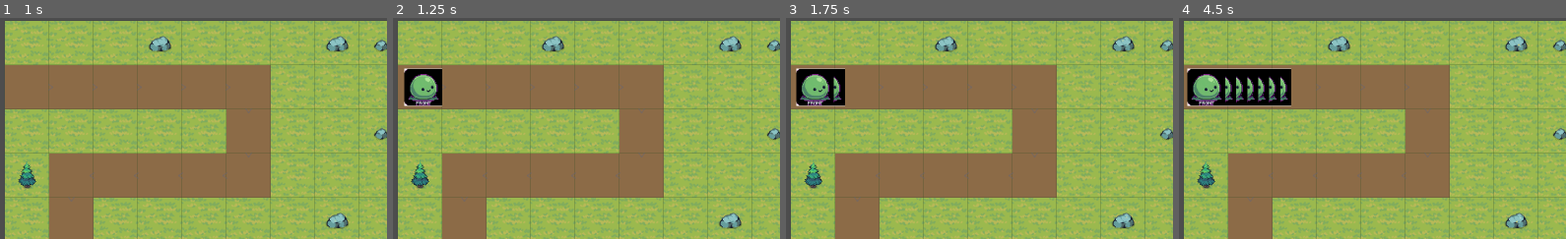
Above: before the commit, frames 1-4 (left to right).
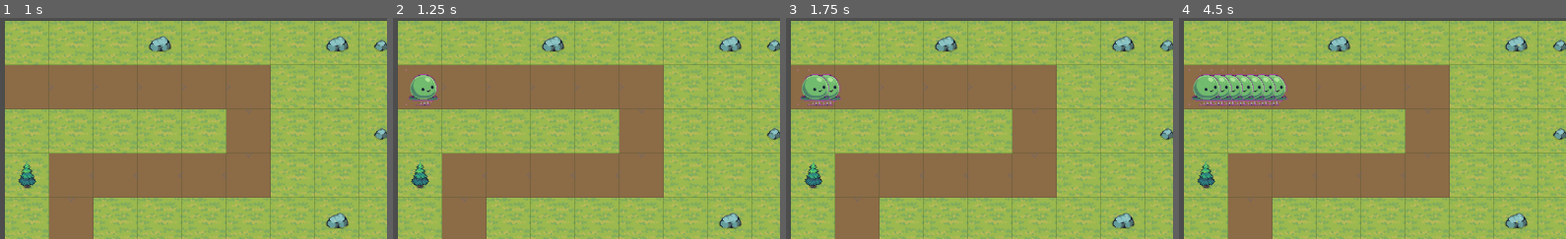
Above: after the commit, the same moments.

Repository: pkyosx/veincraft
Game: Godot game, scene res://scenes/main.tscn
The game is run twice, just before and just after one commit, with the same random seed, the same clock (stepped at 60 frames per second) and the same inputs. Sound files missing from this copy of the repository are replaced by a short silence.
Inputs (mouse positions are % of the whole screen's width and height, from its top left):
- Up to frame 1 (1 s): click "▶ Play" at 0.5 s
- Up to frame 2 (1.25 s): no input
- Up to frame 3 (1.75 s): tap Enter (ui_accept) at 1.25, 1.52 s; move the mouse to (72, 45) at 1.27 s; hold Right (ui_right) from 1.28 s (still down); tap Shift at 1.35 s; click (72, 45) at 1.42 s
- Up to frame 4 (4.5 s): release Right (ui_right) at 2 s; drag from (29, 55) to (44, 70) at 2.02 s; move the mouse to (59, 28) at 2.77 s; hold Right (ui_right) 2.78-3.5 s; tap Shift at 2.85, 4.35 s; drag from (44, 70) to (19, 35) at 3.52 s; move the mouse to (80, 65) at 4.27 s; hold Left (ui_left) from 4.28 s (still down)
The pictures show only the part of the screen within x 0-50%, y 6-56%; the shares and areas given below are measured in that part.

Frame 1 is identical in both runs. In frame 2, 1.1% of the frame differs, in the area x 2-13%, y 22-40%; in frame 3, 1.5%; in frame 4, 3.4%, in the area x 2-30%, y 22-40%.

Commit message:
Fix sprite transparency and game over grammar
- Remove black/white backgrounds from all 10 monster sprites using flood-fill
- Convert sprites from RGB to RGBA with proper transparency
- Fix "Survived 1 waves" → "Survived 1 wave" (singular grammar)

Co-Authored-By: Claude Opus 4.6 (1M context) <noreply@anthropic.com>

Diff:
--- a/scripts/hud.gd
+++ b/scripts/hud.gd
@@ -293,5 +293,6 @@
 
 	if p_game_over:
 		end_panel.visible = true
-		end_text.text = "Game Over!\nSurvived " + str(p_wave) + " waves"
+		var wave_word = "wave" if p_wave == 1 else "waves"
+		end_text.text = "Game Over!\nSurvived " + str(p_wave) + " " + wave_word
 		end_text.add_theme_color_override("font_color", Color(0.9, 0.2, 0.2))
Binary file changed: sprites/monster_bat.png
Binary file changed: sprites/monster_dragon.png
Binary file changed: sprites/monster_goblin.png
Binary file changed: sprites/monster_golem.png
Binary file changed: sprites/monster_mushroom.png
Binary file changed: sprites/monster_orc.png
Binary file changed: sprites/monster_skeleton.png
Binary file changed: sprites/monster_slime.png
Binary file changed: sprites/monster_wolf.png
Binary file changed: sprites/monster_wraith.png
